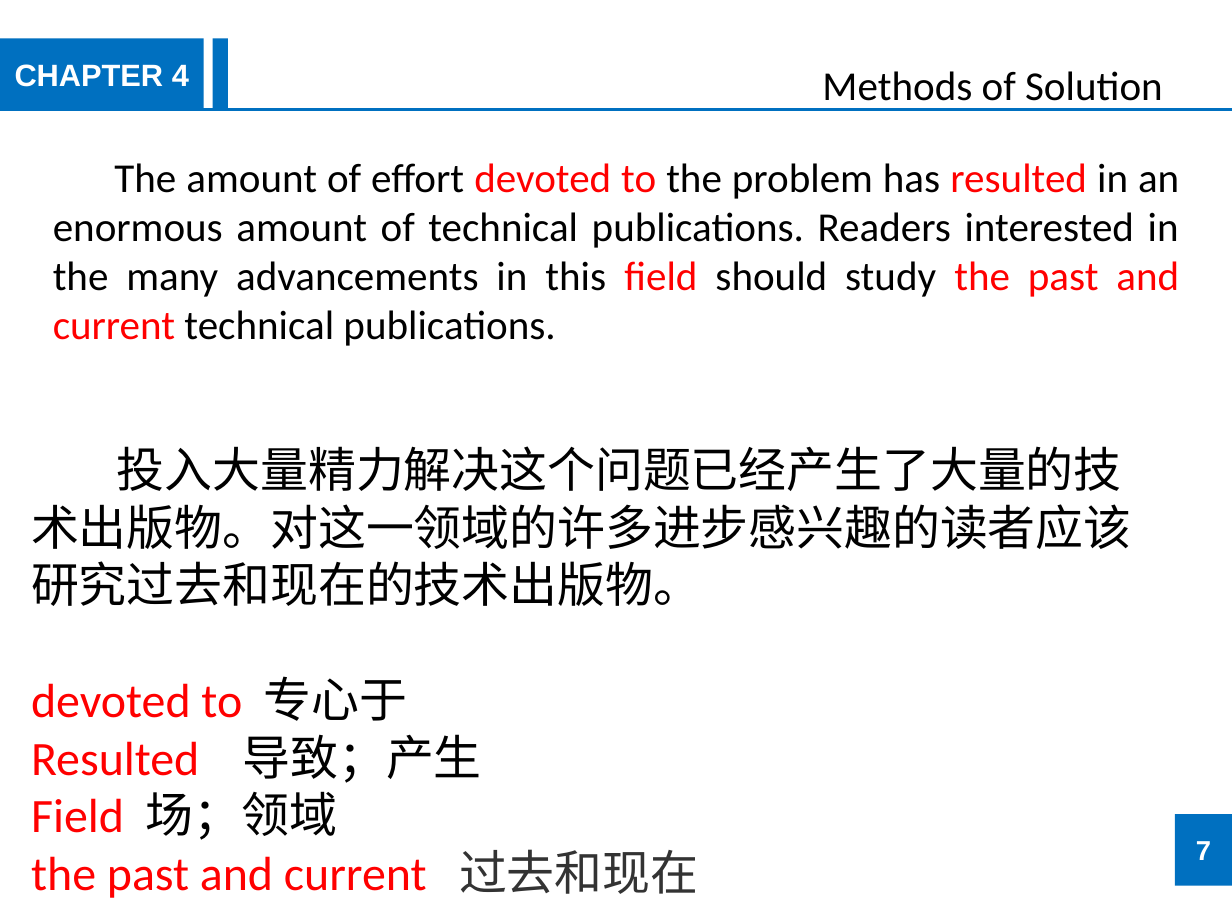
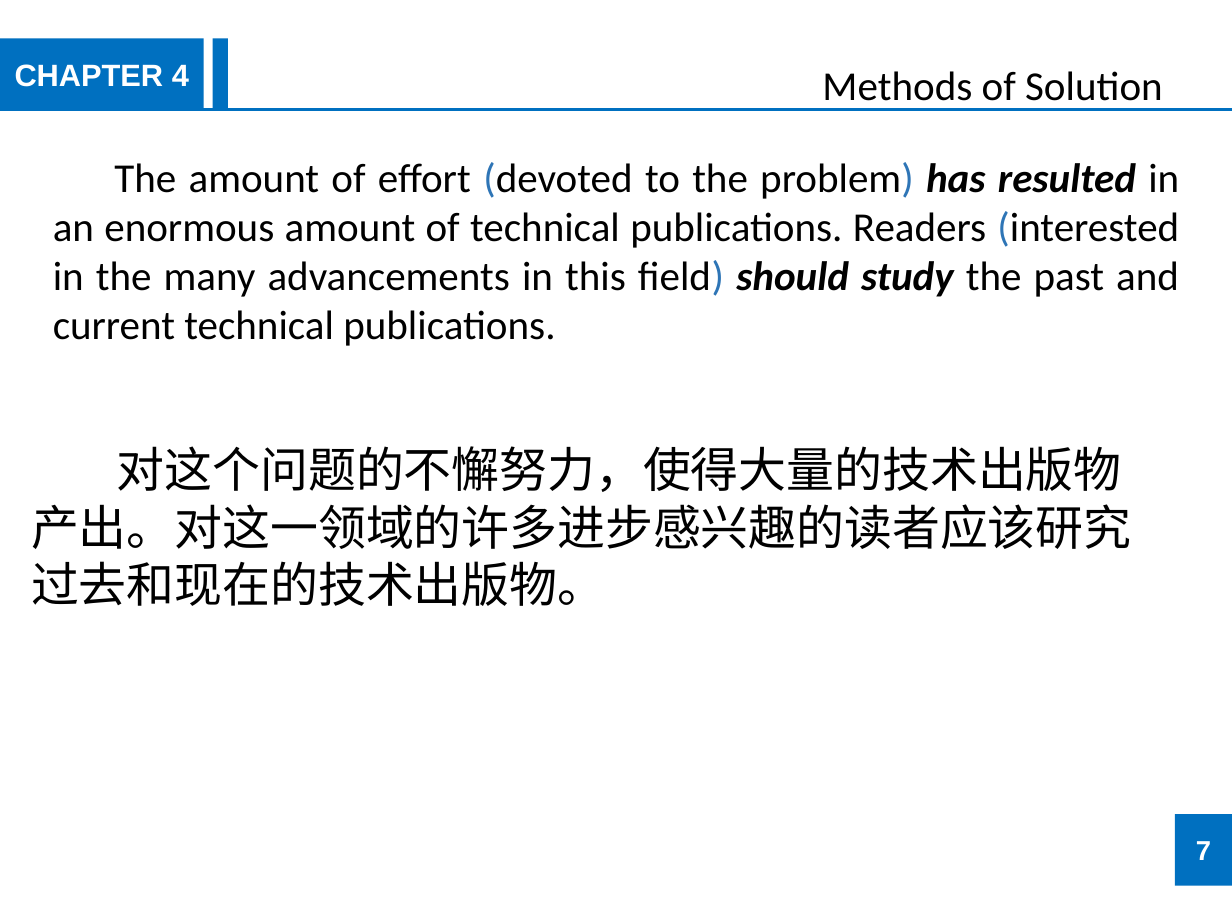
Before and after one commit to JookerLoo/Xmind, a slide deck: slide 7 of 4-3 methods of solution.pptx. Drawn at 1232x924 pixels with LibreOffice and Linux fonts; fonts in the diff are those of the drawing. Boxes give left, top, right and bottom in pixels: in the first picture for what was removed or moved away, otherwise in the second. Text is boxed around its words. In the diff, an @@ line names an element or a change of style, - is before the commit and + after.

```diff
--- a/4-3 methods of solution.pptx
+++ b/4-3 methods of solution.pptx
@@ text at (53,162,1179,346): text changed @@
-The amount of effort devoted to the problem has resulted in an enormous amount of technical publications. Readers interested in the many advancements in this field should study the past and current technical publications.
+The amount of effort (devoted to the problem) has resulted in an enormous amount of technical publications. Readers (interested in the many advancements in this field) should study the past and current technical publications.
@@ text at (31,446,1131,606): text changed @@
-投入大量精力解决这个问题已经产生了大量的技术出版物。对这一领域的许多进步感兴趣的读者应该研究过去和现在的技术出版物。
-devoted to 专心于
-Resulted 导致；产生
-Field 场；领域
-the past and current 过去和现在
+对这个问题的不懈努力，使得大量的技术出版物产出。对这一领域的许多进步感兴趣的读者应该研究过去和现在的技术出版物。
```
Also in this commit, not shown: 11 other slides changed, 1 other file.
